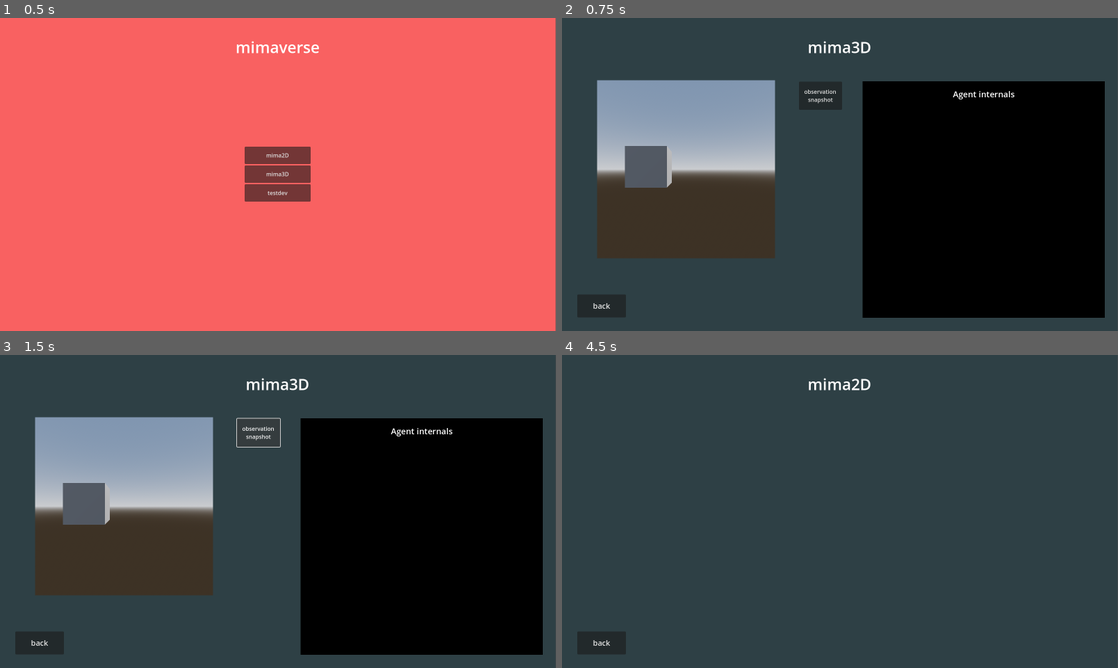
Above: before the commit, frames 1-4 (two rows, left to right).
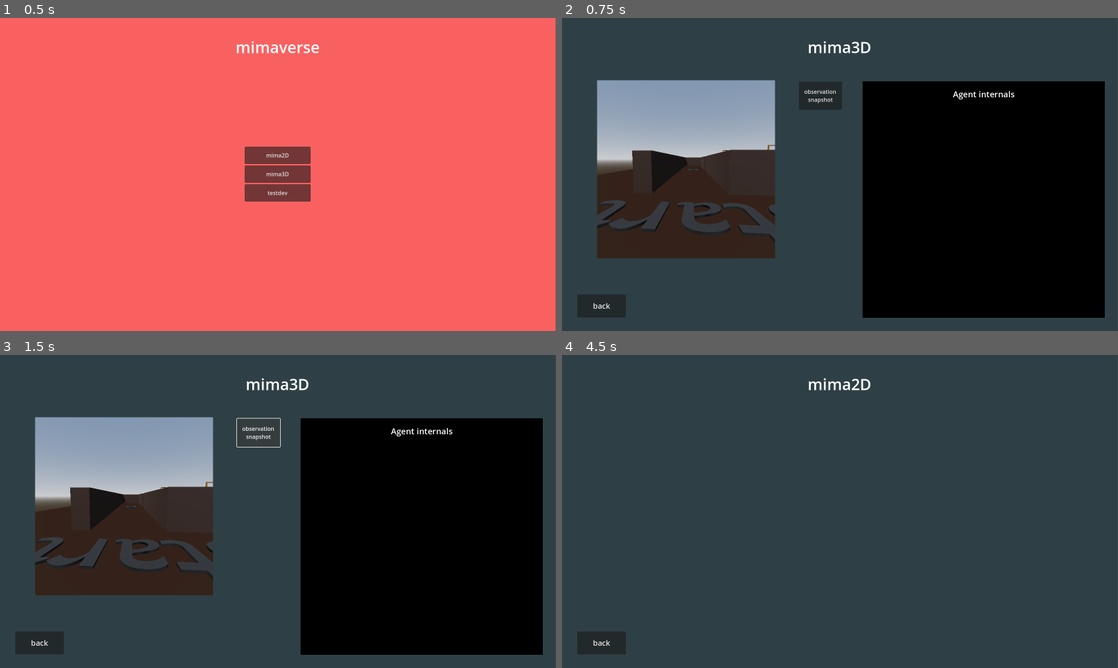
Above: after the commit, the same moments.

Repository: mimavox/mimaclient
Game: Godot game, scene res://screens/main/main.tscn
The game is run twice, just before and just after one commit, with the same random seed, the same clock (stepped at 60 frames per second) and the same inputs.
Inputs:
- Up to frame 1 (0.5 s): no input
- Up to frame 2 (0.75 s): click "mima3D" at 0.5 s
- Up to frame 3 (1.5 s): click "observation snapshot" at 1.25 s
- Up to frame 4 (4.5 s): click "observation snapshot" at 2 s; click "observation snapshot" at 2.75 s; click "back" at 3.5 s; click "mima2D" at 4.25 s

Frame 1 is identical in both runs. In frame 2, 4.7% of the frame differs, in the area x 6-39%, y 40-72%; in frame 3, 4.7%; in frame 4, nothing differs.
Error before the commit: Invalid access to property or key 'test' on a base object of type 'Node (settings.gd)'. (res://screens/mima3D/buttons.gd:21)
Error after the commit: Invalid access to property or key 'test' on a base object of type 'Node (settings.gd)'. (res://screens/mima3D/buttons.gd:24)

Commit message:
maze model added

Diff:
--- a/project.godot
+++ b/project.godot
@@ -30,6 +30,10 @@
 
 project/assembly_name="mimaclient"
 
+[filesystem]
+
+import/blender/enabled=false
+
 [rendering]
 
 renderer/rendering_method="gl_compatibility"
--- a/screens/mima3D/buttons.gd
+++ b/screens/mima3D/buttons.gd
@@ -1,3 +1,7 @@
+'''
+"Maze Runner" (https://skfb.ly/DqJI) by BinayakGhosh is licensed under Creative Commons Attribution (http://creativecommons.org/licenses/by/4.0/).
+'''
+
 extends ColorRect
 
 
@@ -5,7 +9,6 @@
 func _ready() -> void:
 	var apiurl = "http://localhost"
 	print(apiurl)
-
 
 
 # Called every frame. 'delta' is the elapsed time since the previous frame.
--- a/screens/mima3D/mima3D.tscn
+++ b/screens/mima3D/mima3D.tscn
@@ -1,8 +1,7 @@
 [gd_scene load_steps=6 format=3 uid="uid://cklcgbb1lkgau"]
 
 [ext_resource type="Script" uid="uid://cygto5lnstxq3" path="res://screens/mima3D/buttons.gd" id="1_w5ggl"]
-
-[sub_resource type="BoxMesh" id="BoxMesh_w5ggl"]
+[ext_resource type="PackedScene" uid="uid://blyecn3vvrk5f" path="res://assets/maze_runner.glb" id="2_w5ggl"]
 
 [sub_resource type="ProceduralSkyMaterial" id="ProceduralSkyMaterial_c4ucj"]
 sky_horizon_color = Color(0.662243, 0.671743, 0.686743, 1)
@@ -101,11 +100,7 @@
 [node name="Node3D" type="Node3D" parent="background/simulation/SubViewport"]
 
 [node name="Camera3D" type="Camera3D" parent="background/simulation/SubViewport/Node3D"]
-transform = Transform3D(1, 0, 0, 0, 1, 0, 0, 0, 1, 0.962168, -0.061348, 3.27932)
-
-[node name="MeshInstance3D" type="MeshInstance3D" parent="background/simulation/SubViewport/Node3D"]
-mesh = SubResource("BoxMesh_w5ggl")
-skeleton = NodePath("../..")
+transform = Transform3D(-0.997916, 0.00562436, -0.0642868, 0, 0.996195, 0.0871557, 0.0645323, 0.0869741, -0.994118, 6.02233, 0.48069, -6.40123)
 
 [node name="WorldEnvironment" type="WorldEnvironment" parent="background/simulation/SubViewport/Node3D"]
 environment = SubResource("Environment_dxm56")
@@ -113,6 +108,9 @@
 [node name="DirectionalLight3D" type="DirectionalLight3D" parent="background/simulation/SubViewport/Node3D"]
 transform = Transform3D(-0.866023, -0.433016, 0.250001, 0, 0.499998, 0.866027, -0.500003, 0.749999, -0.43301, 0, 0, 0)
 shadow_enabled = true
+
+[node name="Maze Runner" parent="background/simulation/SubViewport/Node3D" instance=ExtResource("2_w5ggl")]
+transform = Transform3D(1, 0, 0, 0, 1, 0, 0, 0, 1, 2.5074, 0, -1.15994)
 
 [node name="btnSnapshot" type="Button" parent="background"]
 layout_mode = 0
Binary file added: assets/maze_runner.glb
Not shown, added: assets/maze_runner.glb.import
Not shown, added: assets/e27ec66ae4de480ca59157374f769bcd.blend
